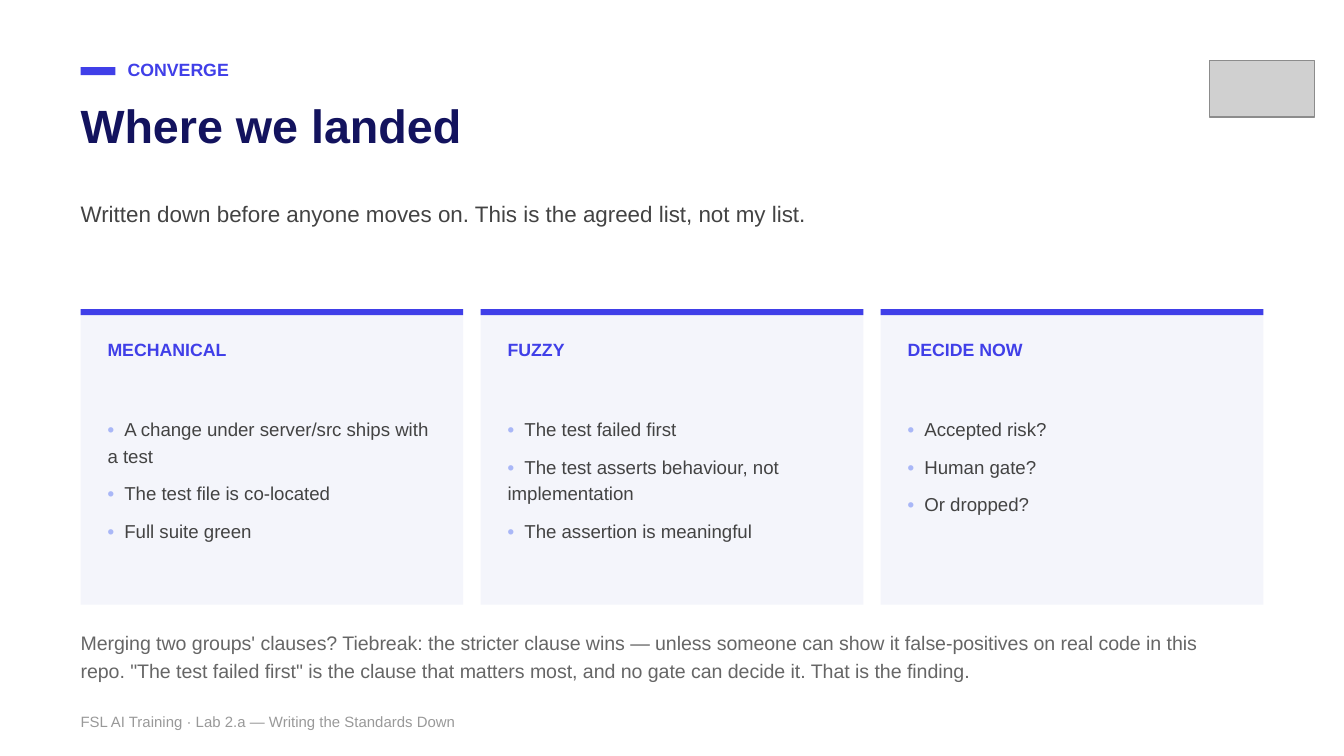
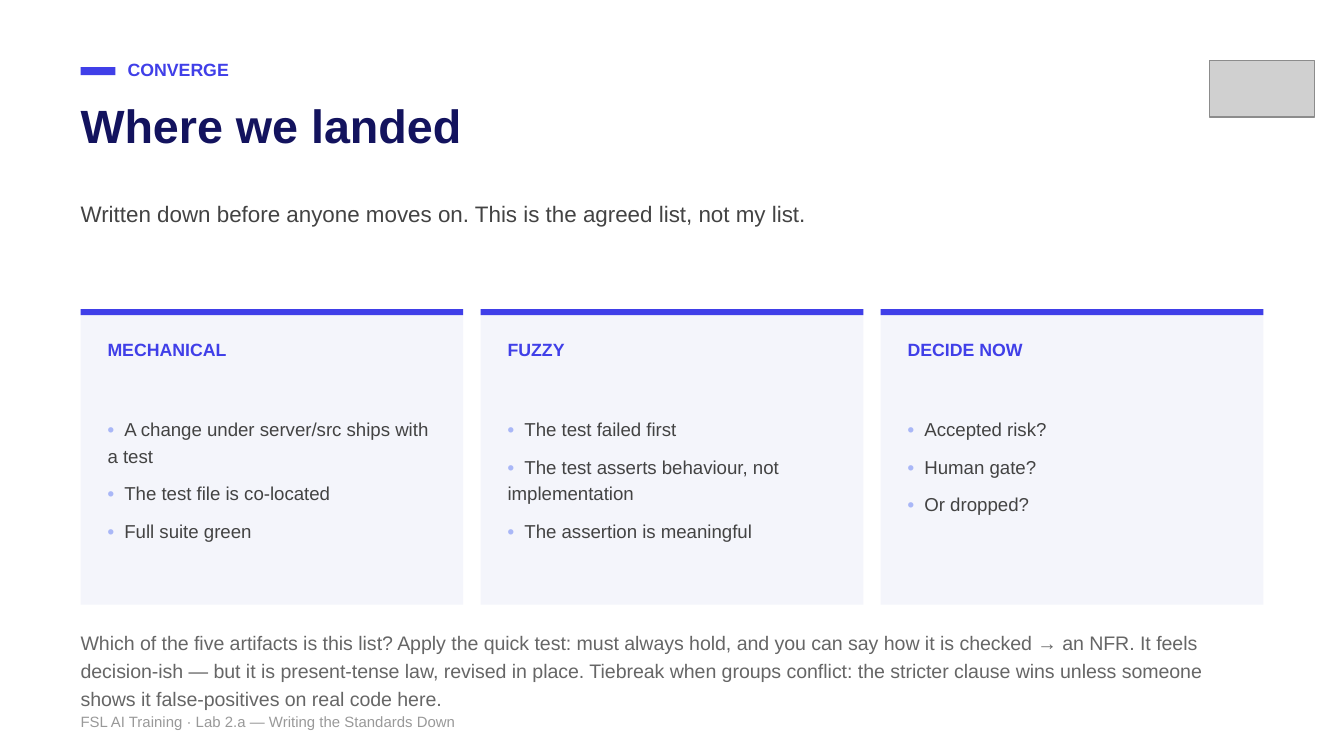
Before and after one commit to mike-tajmajer-fullstacklabs/fsl-taskboard-lab, a slide deck: slide 23 of docs/instructor/lab-2a-writing-the-standards-down.pptx (slide 21 before the commit). Drawn at 1344x756 pixels with LibreOffice and Linux fonts; fonts in the diff are those of the drawing; grey boxes stand for pictures. Boxes give left, top, right and bottom in pixels: in the first picture for what was removed or moved away, otherwise in the second. Text is boxed around its words. In the diff, an @@ line names an element or a change of style, - is before the commit and + after.

```diff
--- a/docs/instructor/lab-2a-writing-the-standards-down.pptx
+++ b/docs/instructor/lab-2a-writing-the-standards-down.pptx
@@ text at box(81, 636, 1202, 710): text changed @@
-Merging two groups' clauses? Tiebreak: the stricter clause wins — unless someone can show it false-positives on real code in this repo. "The test failed first" is the clause that matters most, and no gate can decide it. That is the finding.
+Which of the five artifacts is this list? Apply the quick test: must always hold, and you can say how it is checked → an NFR. It feels decision-ish — but it is present-tense law, revised in place. Tiebreak when groups conflict: the stricter clause wins unless someone shows it false-positives on real code here.
```
Also in this commit, not shown: 5 other slides changed, 2 slides added, 6 other files.
